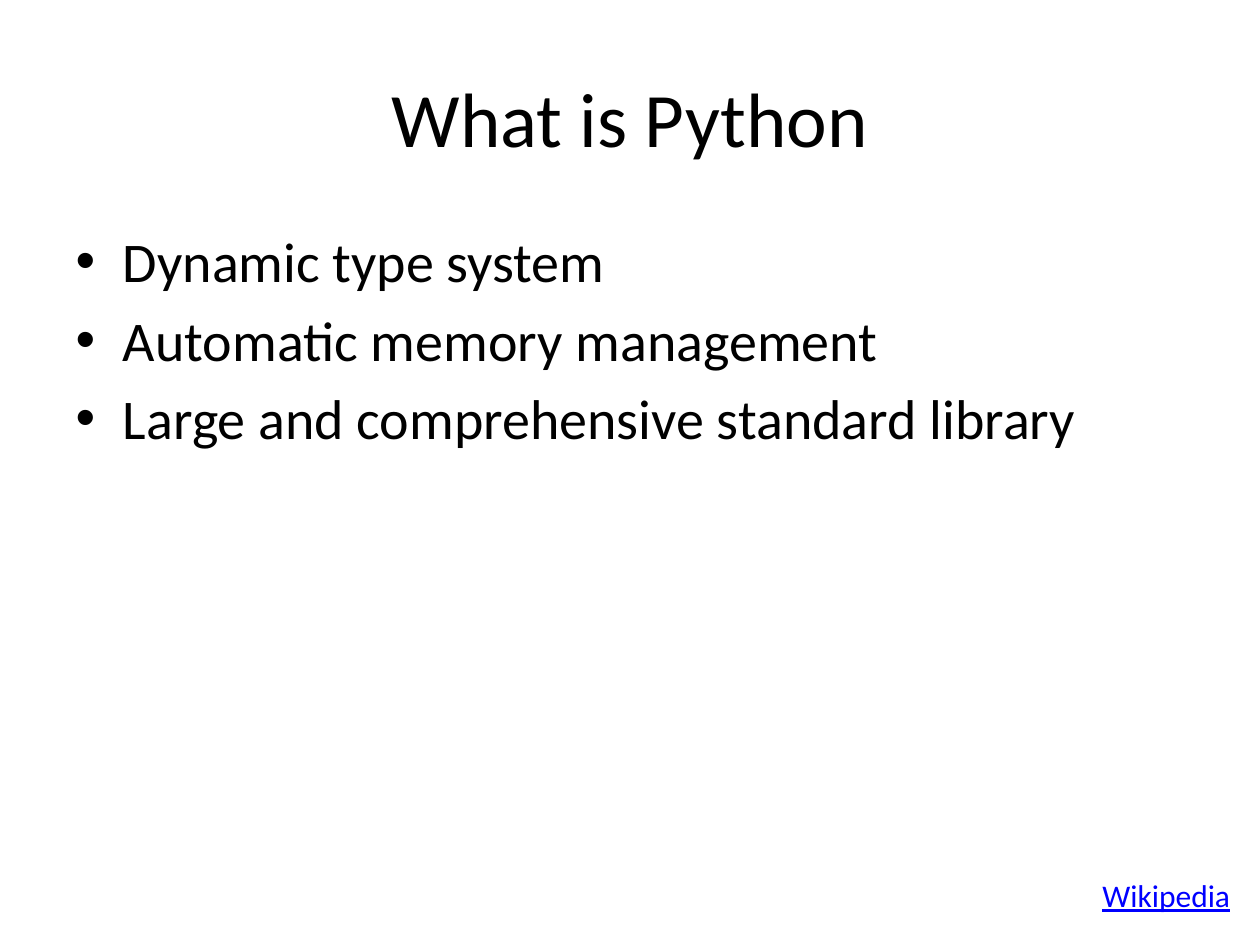
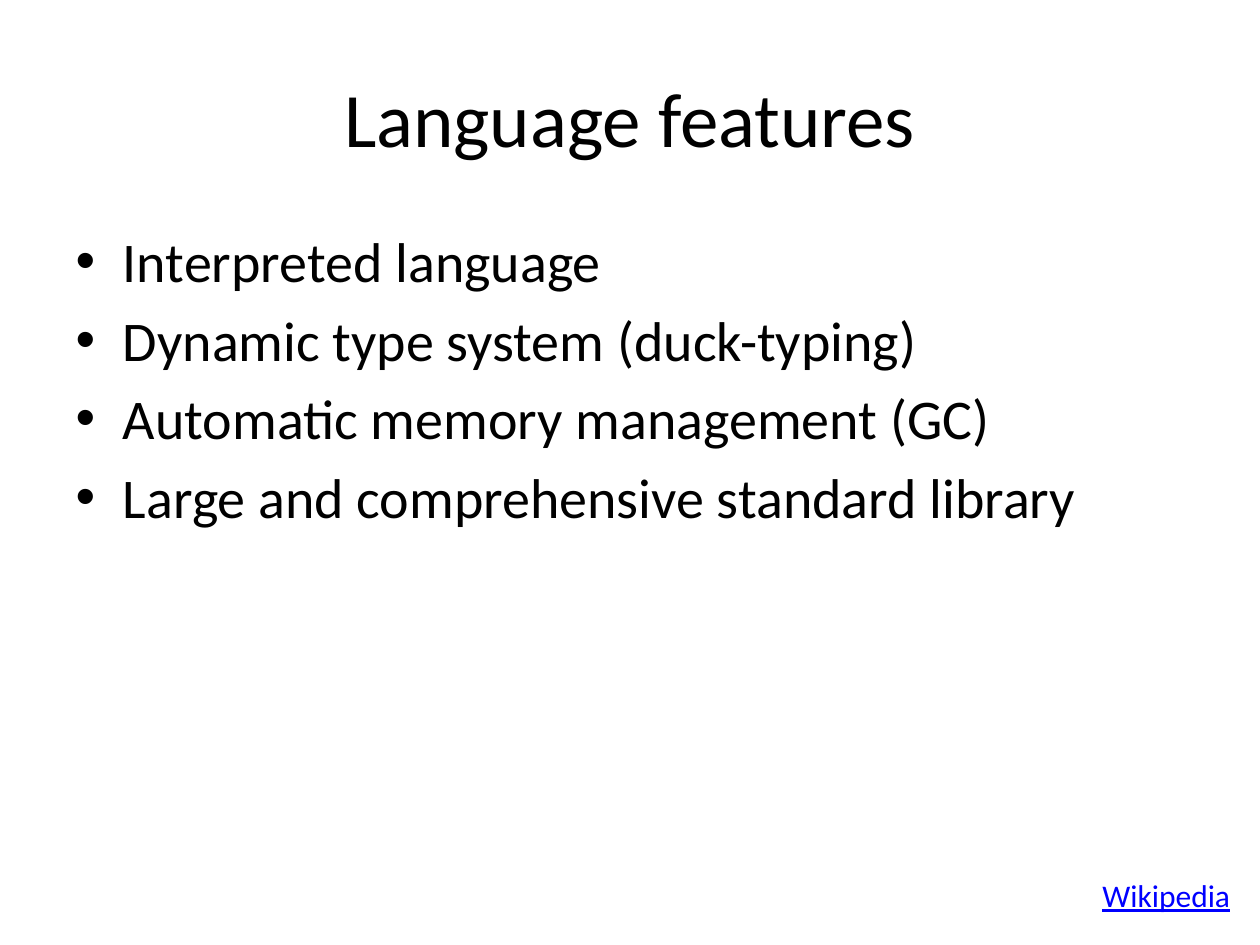
Before and after one commit to yoavram/Py4Eng, a slide deck: slide 5 of docs/Introduction to Python.pptx. Drawn at 1260x945 pixels with LibreOffice and Linux fonts; fonts in the diff are those of the drawing. Boxes give left, top, right and bottom in pixels: in the first picture for what was removed or moved away, otherwise in the second. Text is boxed around its words. In the diff, an @@ line names an element or a change of style, - is before the commit and + after.

```diff
--- a/docs/Introduction to Python.pptx
+++ b/docs/Introduction to Python.pptx
@@ title at (x1=344, y1=94, x2=915, y2=161): text changed @@
-What is Python
+Language features
@@ text at (x1=123, y1=243, x2=989, y2=449): text changed @@
-• Dynamic type system
-• Automatic memory management
+• Interpreted language
+• Dynamic type system (duck-typing)
+• Automatic memory management (GC)
```
Also in this commit, not shown: 24 other slides changed.
